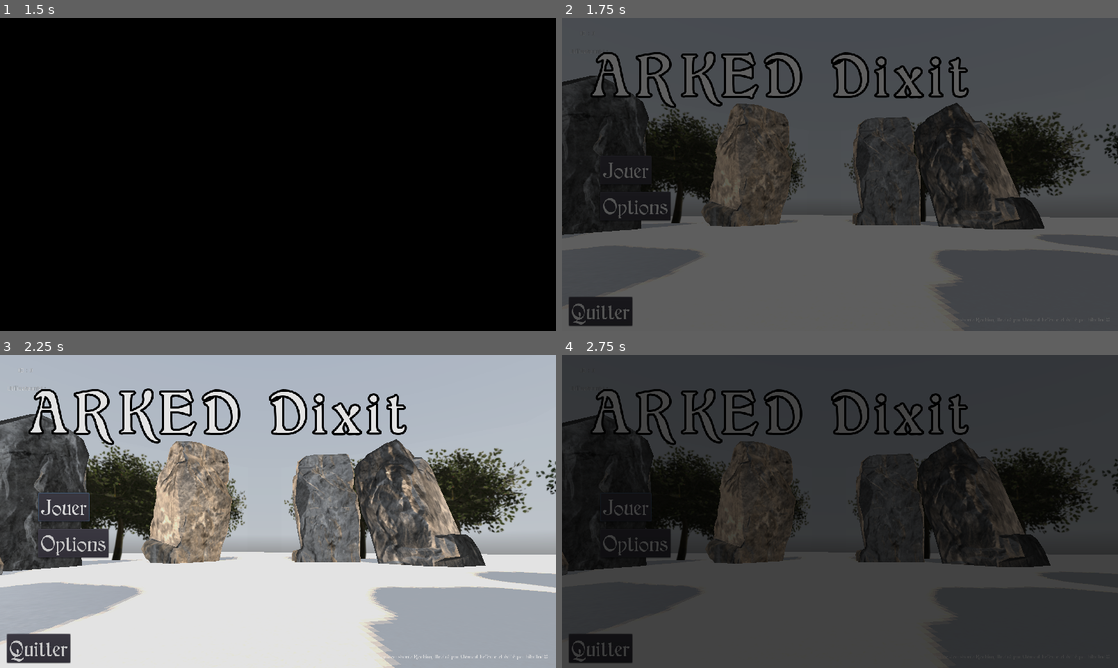
Above: before the commit, frames 1-4 (two rows, left to right).
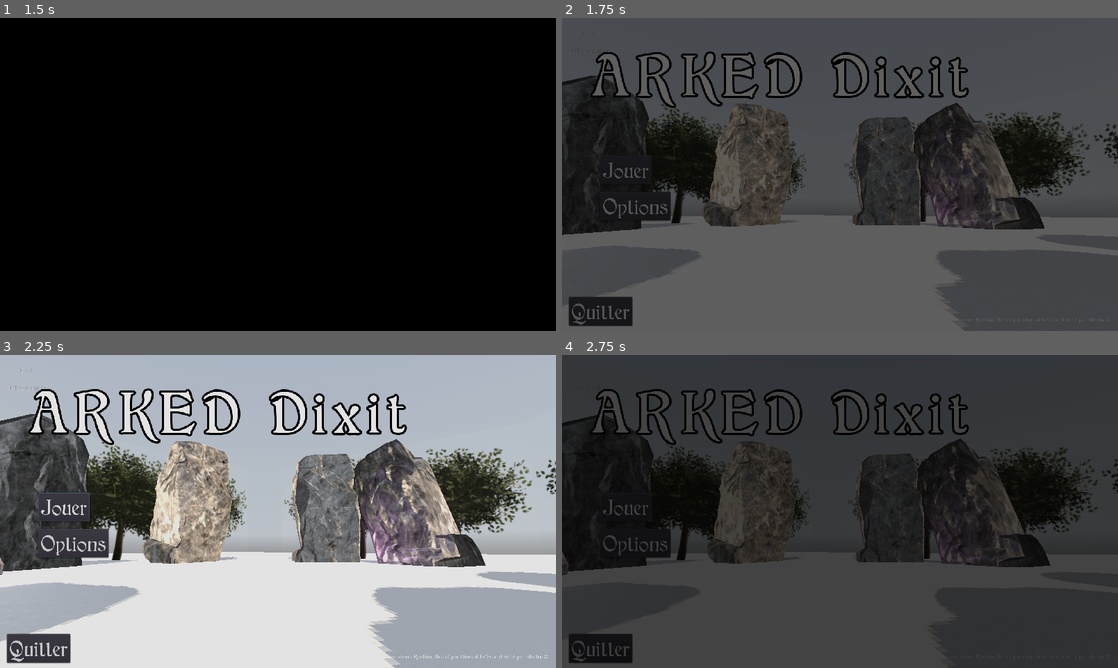
Above: after the commit, the same moments.

Repository: ArthurBajt/ARKED-Dixit-GODOT
Game: Godot game, scene res://Scenes/Intro&Outro/Intro.tscn
Same seed, same stepped clock (60 frames per second), same inputs: the game is played once before the commit and once after it. A sky picture missing from this copy of the repository is replaced by a grey-blue gradient.
Inputs (mouse positions are in pixels of both pictures, inside the frame that each line leads up to):
- Up to frame 1 (1.5 s): tap Enter at 0.5, 0.6, 1.35 s; move the mouse to (400, 158) at 0.52 s; hold Up 0.53-1.28 s; click (400, 158) at 0.67 s; move the mouse to (166, 190) at 1.27 s; hold Down from 1.28 s (still down)
- Up to frame 2 (1.75 s): keep holding Down
- Up to frame 3 (2.25 s): release Down at 2 s; click "Jouer" at 2 s
- Up to frame 4 (2.75 s): no input

Frame 1 is identical in both runs. In frame 2, 0.2% of the frame differs, in the area x 64-76%, y 48-67%; in frame 3, 3.3%, in the area x 0-83%, y 28-100%; in frame 4, less than 0.1%.

Commit message:
jai peter les plombs

Diff:
--- a/Scenes/MenuPrincipal/MenuPrincipal.tscn
+++ b/Scenes/MenuPrincipal/MenuPrincipal.tscn
@@ -32,8 +32,36 @@
 
 [node name="DirectionalLight" type="DirectionalLight" parent="3dRoot/Mesh/Lights"]
 transform = Transform( 0.763383, -0.465824, 0.447497, 0.100073, 0.769702, 0.630511, -0.638147, -0.436539, 0.634194, 3.85164, 19.7204, 10.601 )
-light_color = Color( 0.776471, 0.545098, 0.294118, 1 )
+light_color = Color( 1, 0.8, 0.588235, 1 )
 shadow_enabled = true
+
+[node name="OmniLight" type="OmniLight" parent="3dRoot/Mesh/Lights"]
+transform = Transform( 1, 0, 0, 0, 1, 0, 0, 0, 1, -0.424776, 2.33674, -15.4284 )
+light_color = Color( 0.898039, 0.47451, 1, 1 )
+light_energy = 2.0
+omni_range = 10.0
+omni_attenuation = 1.62451
+
+[node name="OmniLight2" type="OmniLight" parent="3dRoot/Mesh/Lights"]
+transform = Transform( 1, 0, 0, 0, 1, 0, 0, 0, 1, 2.99827, 2.84939, 15.3904 )
+light_color = Color( 0.47451, 1, 0.505882, 1 )
+light_energy = 2.0
+omni_range = 10.0
+omni_attenuation = 1.62451
+
+[node name="OmniLight3" type="OmniLight" parent="3dRoot/Mesh/Lights"]
+transform = Transform( 1, 0, 0, 0, 1, 0, 0, 0, 1, -11.5687, 2.33674, 8.63762 )
+light_color = Color( 0.898039, 0.47451, 1, 1 )
+light_energy = 2.0
+omni_range = 10.0
+omni_attenuation = 1.62451
+
+[node name="OmniLight4" type="OmniLight" parent="3dRoot/Mesh/Lights"]
+transform = Transform( 1, 0, 0, 0, 1, 0, 0, 0, 1, 12.5024, 2.36638, 10.4355 )
+light_color = Color( 0.898039, 0.47451, 1, 1 )
+light_energy = 2.0
+omni_range = 10.0
+omni_attenuation = 1.62451
 
 [node name="CamRoot" type="Spatial" parent="3dRoot"]
 
--- a/Scenes/Options/Options.tscn
+++ b/Scenes/Options/Options.tscn
@@ -77,7 +77,7 @@
 margin_right = 340.0
 margin_bottom = 16.0
 rect_min_size = Vector2( 180, 0 )
-min_value = -24.0
+min_value = -50.0
 max_value = 0.0
 step = 0.5
 
@@ -104,7 +104,7 @@
 margin_right = 340.0
 margin_bottom = 16.0
 rect_min_size = Vector2( 180, 0 )
-min_value = -24.0
+min_value = -50.0
 max_value = 0.0
 step = 0.5
 
@@ -134,7 +134,7 @@
 margin_right = 340.0
 margin_bottom = 16.0
 rect_min_size = Vector2( 180, 0 )
-min_value = -24.0
+min_value = -50.0
 max_value = 0.0
 step = 0.5
 
--- a/Scenes/Partie/Partie.gd
+++ b/Scenes/Partie/Partie.gd
@@ -8,10 +8,11 @@
 
 onready var plateau = $Scene/Plateau
 
-
+export(String, FILE, "*.ogg") var musiquePath
 
 
 func _ready():
+	Music.setMusic(self.musiquePath)
 	_instancierJoueurs()
 	_placerJoueurs()
 	plateau.init(joueurs)
--- a/Scenes/Partie/Partie.tscn
+++ b/Scenes/Partie/Partie.tscn
@@ -13,6 +13,7 @@
 
 [node name="Partie" type="Node"]
 script = ExtResource( 1 )
+musiquePath = "res://Assets/Songs/pippin-the-hunchback-kevin-macleod.ogg"
 
 [node name="Scene" type="Spatial" parent="."]
 
